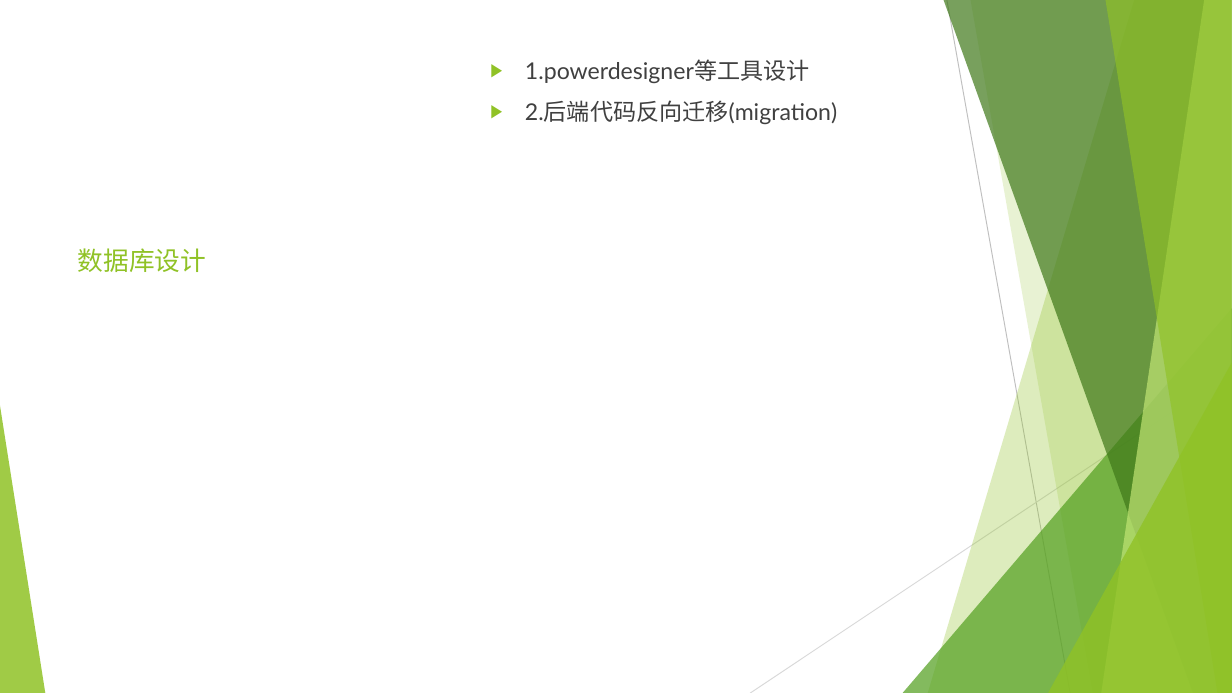
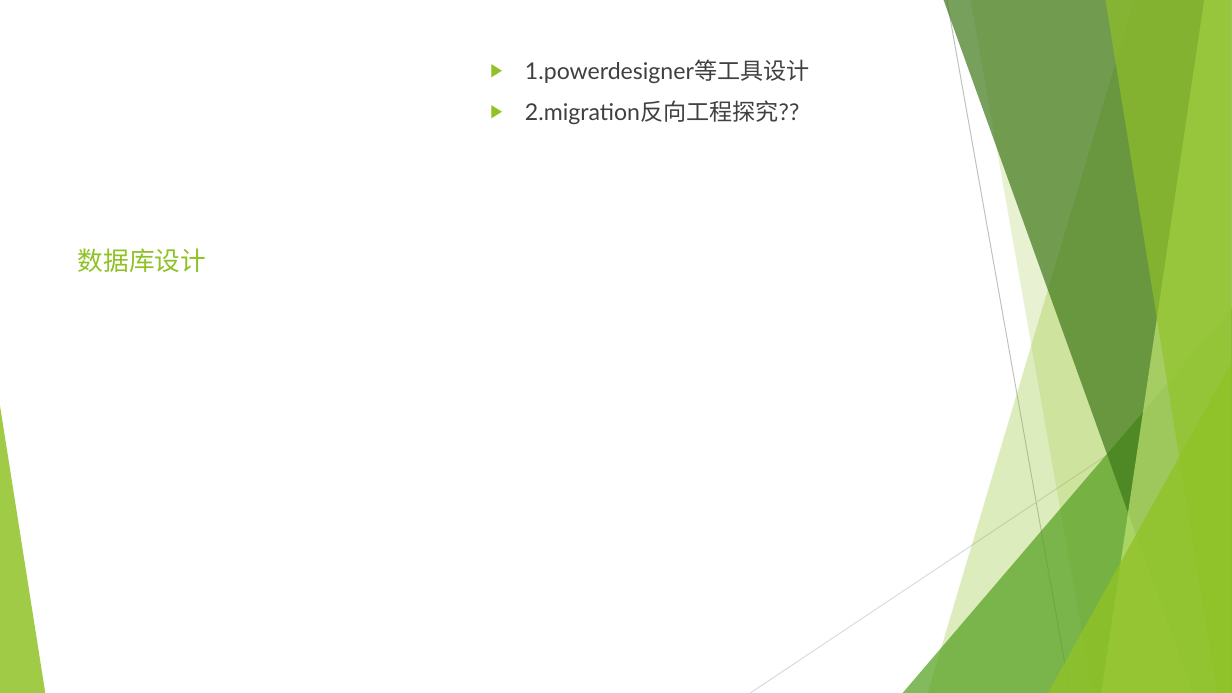
Before and after one commit to sun198986/Station, a slide deck: slide 6 of 后端设计.pptx. Drawn at 1232x693 pixels with LibreOffice and Linux fonts; fonts in the diff are those of the drawing. Boxes give left, top, right and bottom in pixels: in the first picture for what was removed or moved away, otherwise in the second. Text is boxed around its words. In the diff, an @@ line names an element or a change of style, - is before the commit and + after.

Commit message:
设计文档更新

```diff
--- a/后端设计.pptx
+++ b/后端设计.pptx
@@ text at bbox=[525, 100, 799, 124]: text changed @@
-▶ 2.后端代码反向迁移(migration)
+▶ 2.migration反向工程探究??
```
Also in this commit, not shown: 3 other slides changed.
